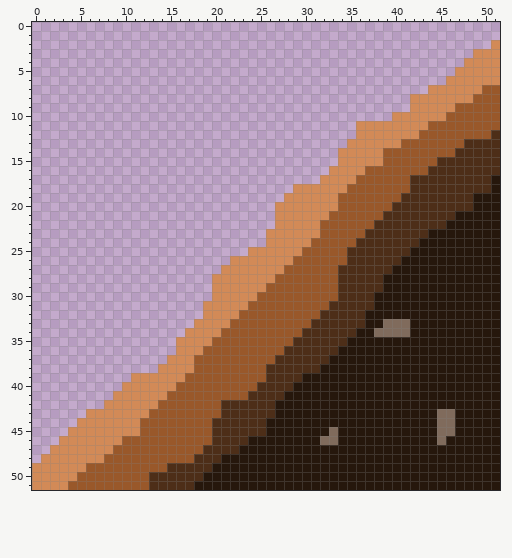
Edited in one commit: pixel-art sprite (Assets/Animation/Sprites/Tiles/groundtile2.png). Above: the version before the commit.
The file is 52x52 pixels.
New version:
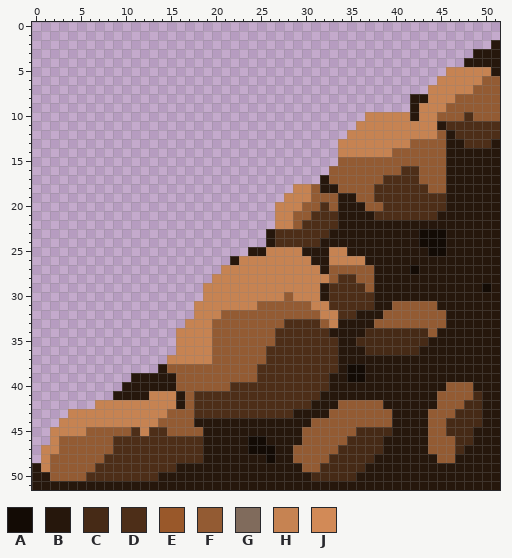
Palette (. is transparent): A #130b05  B #26170c  C #462a16  D #4d2e18  E #99582a  F #935b33  G #806b5c  H #c68352  J #d28a57
Edits made:
Changed rows in their new state; - is an unchanged pixel.
first column x 0:
 2 ---------------------------------------------------B
 3 -------------------------------------------------BBB
 4 ------------------------------------------------BBBB
 5 ----------------------------------------------HHHHHB
 6 ---------------------------------------------HHHHHFF
 7 --------------------------------------------HHHHHFFF
 8 ------------------------------------------BBHHHFFFFF
 9 ------------------------------------------BHHHFFFFFF
10 -------------------------------------HHHHHBHHFFFDFFF
11 ------------------------------------HHHHHHHHHBDDDDDD
12 -----------------------------------HHHHHHHHHHFBDDDD-
13 ----------------------------------HHHHHHHHFFFFBB---B
14 ----------------------------------HHHHHHFFFFFFBBBBBB
15 ----------------------------------FFFFFFFFFFFFBBBBBB
16 ---------------------------------FFFFFFFFDDFFFBBBBBB
17 --------------------------------BFFFFFFDDD-FFFBBBBB-
18 -----------------------------HHFBBFFFFDDDD--FFBBBBB-
19 ----------------------------HHHFFFBBFFDDD-----BBB---
20 ---------------------------HHHFFDFBBBFFD------BBB---
21 ---------------------------HHFFDDDBBBBD------BB-----
22 ---------------------------HHFDDDDBBBBBBBBBBBB------
23 --------------------------BDDDDDDBBBBBBBBBBAAA------
24 --------------------------BDDDDDBBBBBBBBBBBAAA------
25 ------------------------BBHHHHBBBHHBBBBBBB--AA------
26 ----------------------BHHHHHHHHBBHHHHBBBB-----------
27 ---------------------HHHHHHHHHHHBFFFFFBB--A---------
28 --------------------HHHHHHHHHHHHHF--FFB-------------
29 -------------------HHHHHHHHHHHHHBD---FB-----------A-
30 -------------------HHHHHHHHHFHHHBD------------------
31 ------------------HHHHHHHFFFFFFHH-------FFFFF-------
32 ------------------HHHFFFFFFFFFFFHH--B--FFFFFFF------
33 -----------------HHHFFFFFFFFDDD-FHBBB-FFFFFFFF------
34 ----------------HHHHFFFFFFFDDD---BBB-CCCCCCCF-------
35 ----------------HHHHFFFFFFFDD-----B-CCCCCCCC--------
36 ----------------HHHHFFFFFFDD---------CCCCCC---------
37 ---------------HHHHHFFFFFFD------D------------------
38 --------------BFFFFFFFFFFD------DD-AA---------------
39 -----------BBBBBFFFFFFFFFD----DDD--AA---------------
40 ----------BBBBBBFFFFFFDDD----DDDD-------------FFF---
41 ---------BBBBHHHBFDDDDDD----DDDD-------------FFFFC--
42 -------HHHHHHHHHBFDDD------DDDD---FFFFF------FFFCC--
43 ----HHHHHHHHHHHFFFDDD------DD----FFFFFFF----FFFCCC--
44 ---HHHHHHHHHHHFFFFBBBBBBBB-----FFFFFFFFF----FFCCCC--
45 --HHHHFFFFFDHDDFFFFBBBBBBB----FFFFFFCCCC----FFCCC---
46 --HFFFFFFDDDDDDDDDDBBBBBAA----FFFFFCCCC-----FFFCC---
47 -HHFFFFFFDDDDDDDDDDBBBB-AAA--FFFFFCCCCC-----FFFC----
48 -HFFFFFFDDDDDDDDDD-BB-----A--FFFFCCCCC-------FF-----
49 BHFFFFFDDDDDDDD-BBBB----------FFCCCCC---------------
50 BBFFFFDDDDDDD-BBBBB------------CCCCC----------------
51 BBBBBBBBBBBBBBBBBB----------------------------------
Changed places in both pictures, as pixel boxes (x1, y1, x2, y2):
changed: (32, 40, 500, 490)
